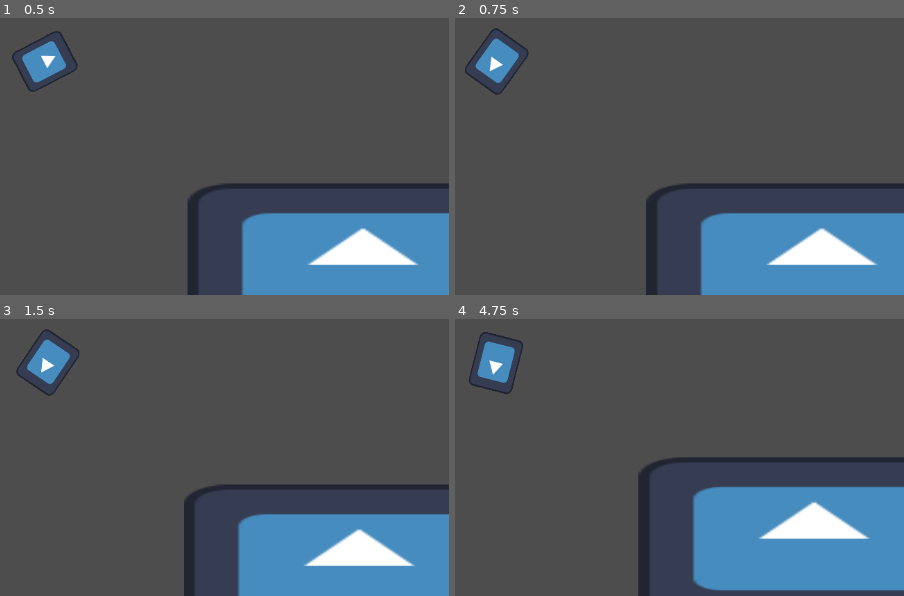
Above: before the commit, frames 1-4 (two rows, left to right).
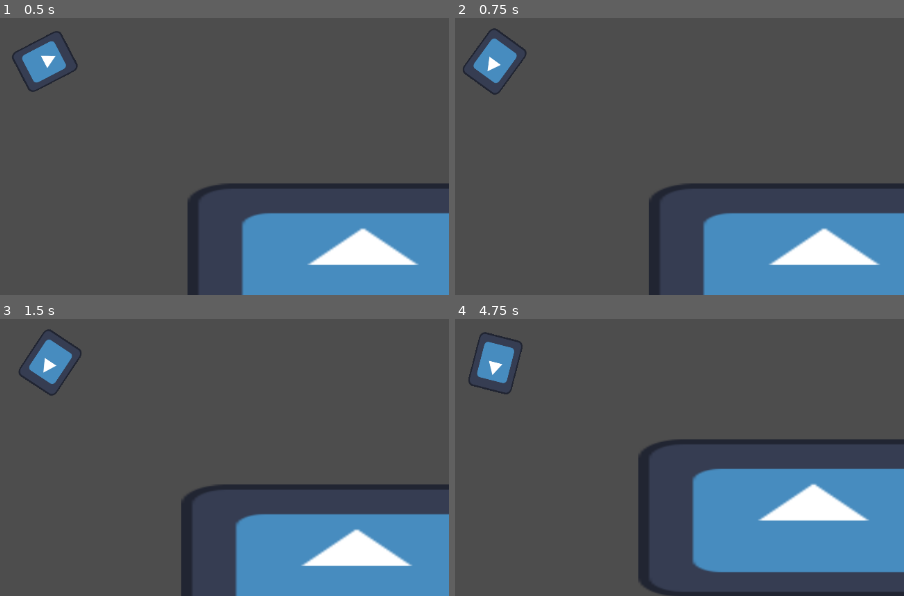
Above: after the commit, the same moments.

Repository: delaitaris/top-down-movement-game
Game: Godot game, scene res://scenes/game.tscn
Same seed, same stepped clock (60 frames per second), same inputs: the game is played once before the commit and once after it. The engine's default icon, where the game draws it, is replaced by a stand-in: a white triangle on a blue panel in a dark square.
Inputs (mouse positions are in pixels of both pictures, inside the frame that each line leads up to):
- Up to frame 1 (0.5 s): no input
- Up to frame 2 (0.75 s): tap Enter at 0.5 s; move the mouse to (outside the picture) at 0.52 s; tap A (a) at 0.6 s; click (outside the picture) at 0.67 s
- Up to frame 3 (1.5 s): tap D (d) at 0.8, 1.35 s; move the mouse to (outside the picture) at 1.27 s; click (outside the picture) at 1.42 s
- Up to frame 4 (4.75 s): tap S (s) at 1.55, 2.1, 3.8, 4.35 s; move the mouse to (outside the picture) at 2.02 s; click (outside the picture) at 2.17 s; tap A (a) at 2.3, 2.85, 4.55 s; move the mouse to (outside the picture) at 2.77 s; click (outside the picture) at 2.92 s; tap D (d) at 3.05, 3.6 s; move the mouse to (742, 438) at 3.52 s; click (742, 438) at 3.67 s; move the mouse to (outside the picture) at 4.27 s; click (outside the picture) at 4.42 s

Frame 1 is identical in both runs. In frame 2, 1.5% of the frame differs, in the area x 1-95%, y 3-100%; in frame 3, 1.5%; in frame 4, 12%, in the area x 2-100%, y 4-100%.

Commit message:
changed base and normal speed to be nicer

Diff:
--- a/scripts/character.gd
+++ b/scripts/character.gd
@@ -1,8 +1,8 @@
 extends CharacterBody2D
 @onready var sprite: Sprite2D = $"Sprite2D"
 @export_range(0.0, 180.0) var cone_angle_degrees := 60.0
-@export var normal_speed: float = 150.0
-@export var boosted_speed: float = 300.0
+@export var normal_speed: float = 250.0
+@export var boosted_speed: float = 320.0
 @onready var Poles: Area2D = $"Poles"
 
 var north = false
